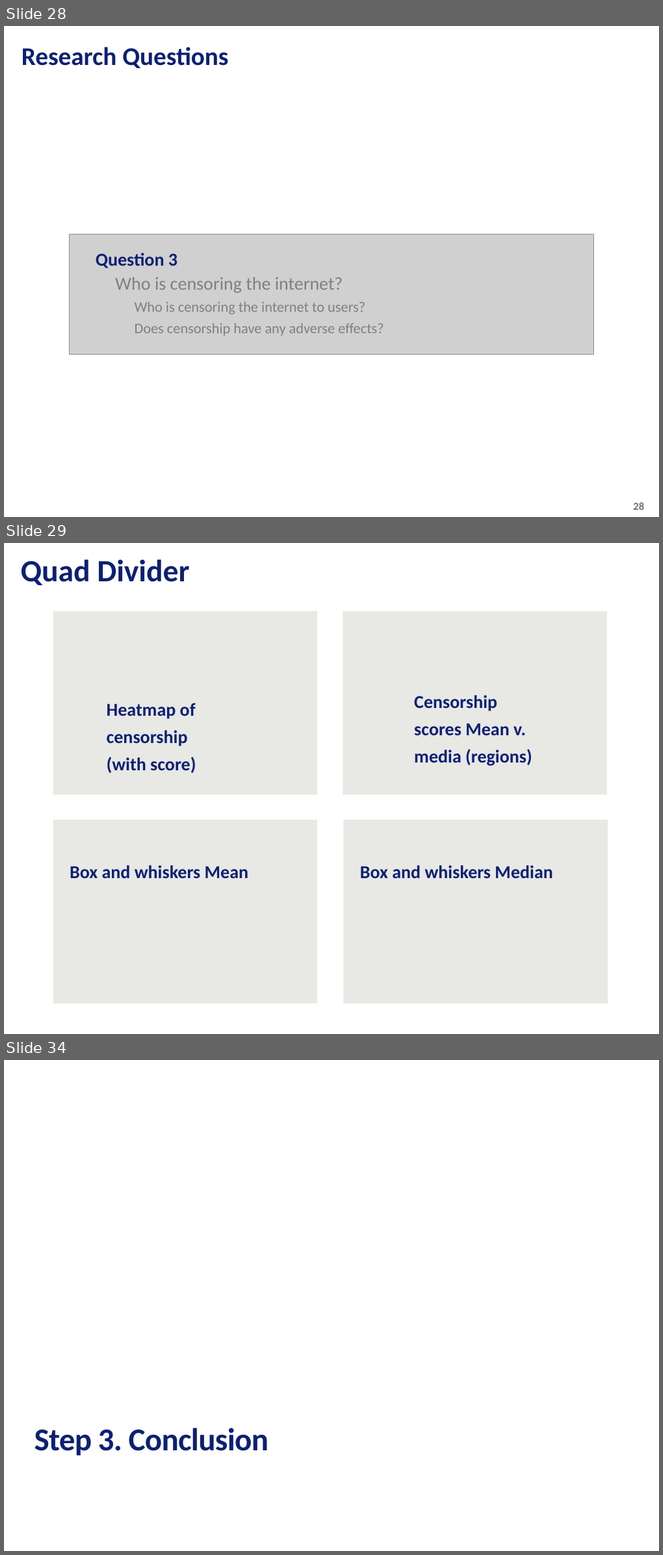
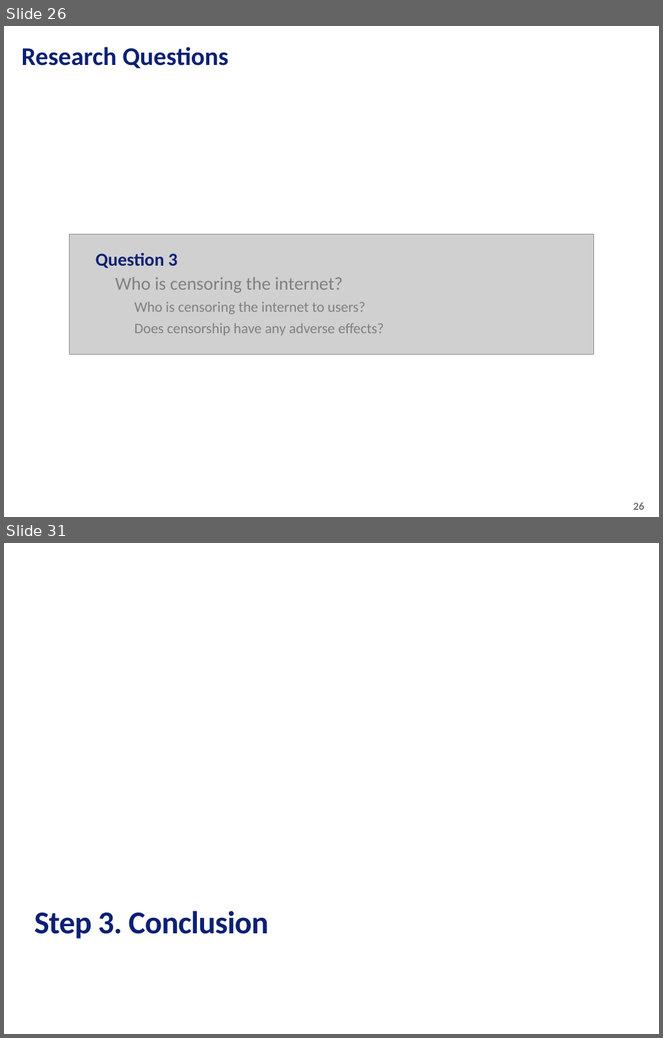
Before and after one commit to tiascott01/07_GroupProject1, a slide deck: Data Presentation.pptx. Shown one above the other, each under a label of ours: slides 28, 29 and 34 before the commit, slides 26 and 31 after it; the slides between them are not shown. The pictures are 663x1555 and 663x1038 pixels, drawn with LibreOffice and Linux fonts; fonts in the diff are those of the drawing; grey boxes stand for pictures; background and template pictures are left out. Boxes give left, top, right and bottom in pixels: in the first picture for what was removed or moved away, otherwise in the second. Text is boxed around its words. In the diff, an @@ line names an element or a change of style, - is before the commit and + after.

```diff
--- a/Data Presentation.pptx
+++ b/Data Presentation.pptx
@@ slide 29 removed at (4,543,659,1034), background picture (left out) @@
@@ text removed at (21,559,189,585) @@
-Quad Divider
@@ rectangle removed at (53,611,317,795) @@
@@ rectangle removed at (343,611,607,795) @@
@@ text removed at (414,695,532,766) @@
-Censorship scores Mean v. media (regions)
@@ text removed at (107,703,196,773) @@
-Heatmap of censorship (with score)
@@ rectangle removed at (53,820,317,1005) @@
@@ rectangle removed at (343,820,607,1005) @@
@@ text removed at (70,865,248,878) @@
-Box and whiskers Mean
@@ text removed at (360,865,553,879) @@
-Box and whiskers Median
@@ what was slide 28 is now slide 26 @@
@@ page number at (633,502,644,510): text changed @@
-28
+26
@@ what was slide 34 is now slide 31 @@
```
Also in this commit, not shown: 5 slides changed, 18 slides added, 19 other slides removed.
